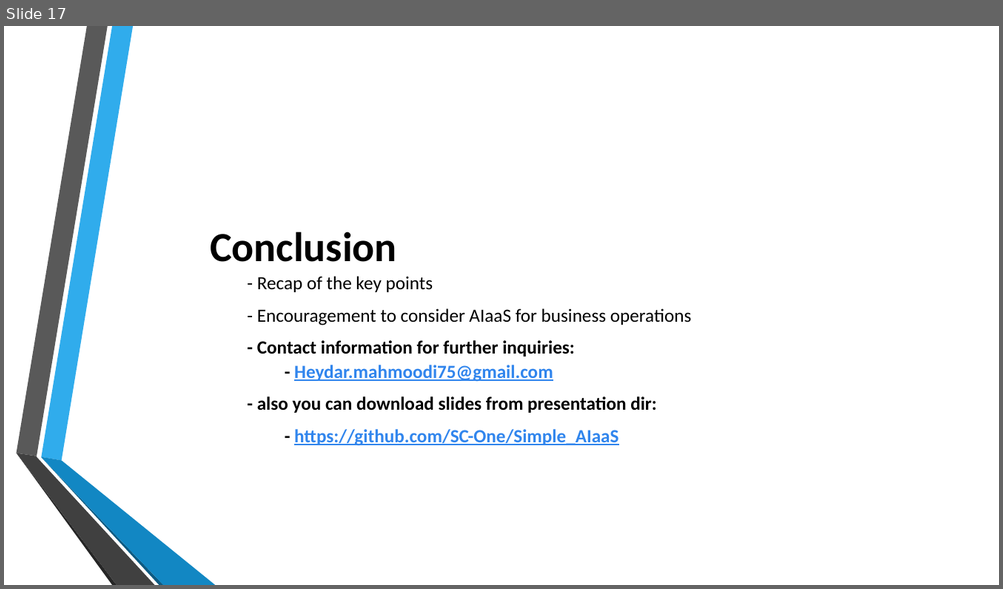
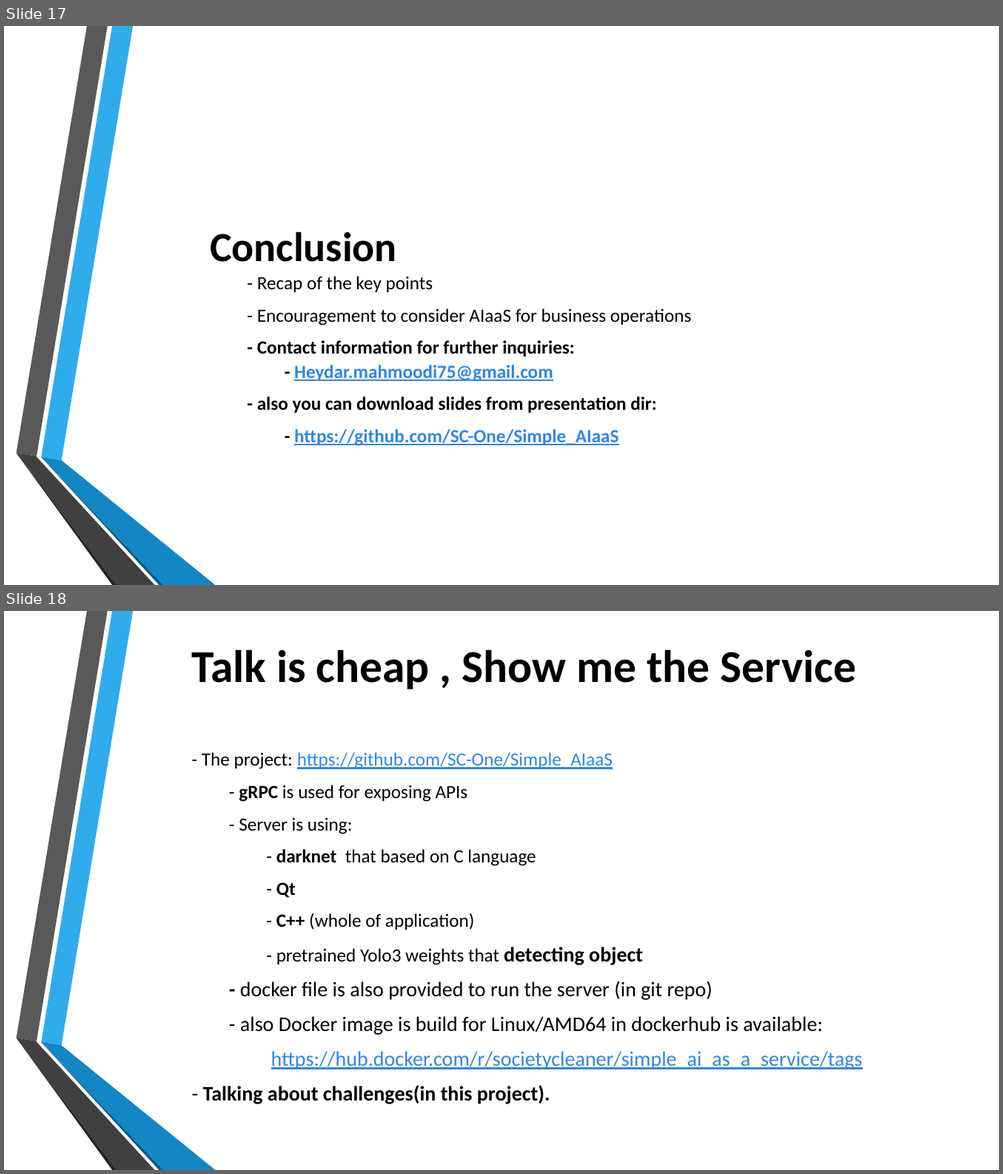
Before and after one commit to SC-One/Simple_AIaaS, a slide deck: Presentation/AIaaS_V3.pptx. Shown one above the other, each under a label of ours: slide 17 before the commit, slides 17 and 18 after it. The pictures are 1003x589 and 1003x1174 pixels, drawn with LibreOffice and Linux fonts; fonts in the diff are those of the drawing; background and template pictures are left out. Boxes give left, top, right and bottom in pixels: in the first picture for what was removed or moved away, otherwise in the second. Text is boxed around its words. In the diff, an @@ line names an element or a change of style, - is before the commit and + after.

Commit message:
finished

```diff
--- a/Presentation/AIaaS_V3.pptx
+++ b/Presentation/AIaaS_V3.pptx
@@ slide 18 added at bbox=[4, 611, 999, 1170], background picture (left out); not listed: 6 template elements that a slide beside it also shows @@
@@ text added at bbox=[192, 649, 862, 1105], 20 pt, text #000000 @@
+Talk is cheap , Show me the Service
+- The project: https://github.com/SC-One/Simple_AIaaS
+- gRPC is used for exposing APIs
+  - Server is using:
+- darknet that based on C language
+- Qt
+- C++ (whole of application)
+- pretrained Yolo3 weights that detecting object
+- docker file is also provided to run the server (in git repo)
+- also Docker image is build for Linux/AMD64 in dockerhub is available:
+https://hub.docker.com/r/societycleaner/simple_ai_as_a_service/tags
+- Talking about challenges(in this project).
```
